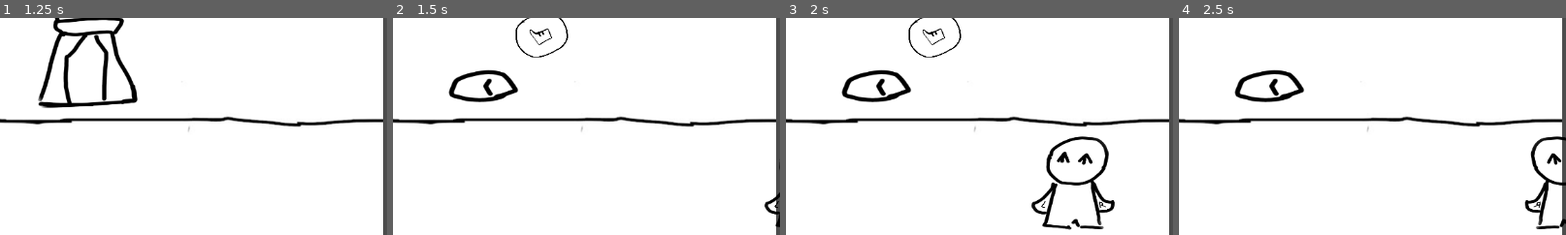
Above: before the commit, frames 1-4 (left to right).
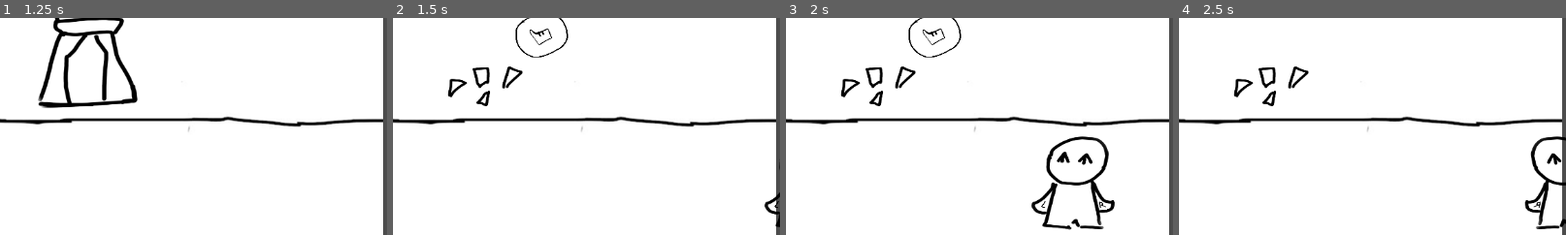
Above: after the commit, the same moments.

Repository: DeltaLyra/WitchIllusionGame
Game: Godot game, scene res://Scenes/level.tscn
Two runs of this game, one before a commit and one after it. Both use one fixed random seed, a clock stepped at 60 frames per second and the inputs below.
Inputs (mouse positions are % of the whole screen's width and height, from its top left):
- Up to frame 1 (1.25 s): tap Enter at 0.5 s; move the mouse to (35, 50) at 0.52 s; press the mouse at (35, 50) at 0.53 s; hold Right (MoveRight) from 0.53 s (still down)
- Up to frame 2 (1.5 s): move the mouse to (64, 46) at 1.27 s; release Right (MoveRight) at 1.28 s; release the mouse at (64, 46) at 1.28 s; hold Left (MoveLeft) from 1.28 s (still down); click (64, 46) at 1.35 s
- Up to frame 3 (2 s): keep holding Left (MoveLeft)
- Up to frame 4 (2.5 s): move the mouse to (60, 28) at 2.02 s; release Left (MoveLeft) at 2.03 s; press the mouse at (60, 28) at 2.03 s; hold Right (MoveRight) from 2.03 s (still down)
The pictures show only the part of the screen within x 50-100%, y 42-92%; the shares and areas given below are measured in that part.

Frame 1 is identical in both runs. In frame 2, 1.5% of the frame differs, in the area x 14-34%, y 22-41%; in frame 3, 1.5%; in frame 4, 1.5%.

Commit message:
Figured out how to do scripts on instances of scenes and got the salt shaker to turn into the corresponding pickup item glass pile

Diff:
--- a/gamejamgame/Scenes/level.tscn
+++ b/gamejamgame/Scenes/level.tscn
@@ -1,9 +1,10 @@
-[gd_scene load_steps=6 format=3 uid="uid://d3yhbyfep3711"]
+[gd_scene load_steps=7 format=3 uid="uid://d3yhbyfep3711"]
 
 [ext_resource type="Texture2D" uid="uid://dxyrjlxx8l7f4" path="res://Assets/PlaceHolderBackground.jpg" id="1_tumq0"]
 [ext_resource type="PackedScene" uid="uid://dtouevoed70gg" path="res://Scenes/player.tscn" id="2_k5f4k"]
 [ext_resource type="PackedScene" uid="uid://c7yhf5wpwcl0y" path="res://Scenes/pickup_object.tscn" id="3_6phgx"]
 [ext_resource type="PackedScene" uid="uid://qantuhs3r4hy" path="res://Scenes/alert_object.tscn" id="4_81xng"]
+[ext_resource type="Script" uid="uid://dunl6ecp1o7w" path="res://Scripts/SceneInstanceScripts/alert_object.gd" id="5_wqkje"]
 
 [sub_resource type="WorldBoundaryShape2D" id="WorldBoundaryShape2D_pojwb"]
 normal = Vector2(0, 1)
@@ -28,8 +29,9 @@
 [node name="Player" parent="." instance=ExtResource("2_k5f4k")]
 position = Vector2(780, 448)
 
-[node name="PickupObject" parent="." instance=ExtResource("3_6phgx")]
+[node name="Rock" parent="." instance=ExtResource("3_6phgx")]
 position = Vector2(265, 364)
 
-[node name="alert_object" parent="." instance=ExtResource("4_81xng")]
+[node name="SaltShaker" parent="." instance=ExtResource("4_81xng")]
 position = Vector2(537, 367)
+script = ExtResource("5_wqkje")
--- /dev/null
+++ b/gamejamgame/Scripts/SceneInstanceScripts/alert_object.gd
@@ -0,0 +1,5 @@
+extends "res://Scripts/alert_object.gd"
+func _ready():
+	will_be_pickup = true
+	pickup_texture =  preload("res://Assets/PlaceHolderGlassPile.png")
+	super() #Does what original parent script did in _ready function, aka set values to position and parent variables
--- a/gamejamgame/Scripts/alert_object.gd
+++ b/gamejamgame/Scripts/alert_object.gd
@@ -1,12 +1,11 @@
 extends Area2D
 
 @onready var icon: Sprite2D = $Icon
-@onready var item: Sprite2D = $Item
-const PLACE_HOLDER_GLASS_PILE = preload("res://Assets/PlaceHolderGlassPile.png")
 const PICKUP_OBJECT = preload("res://Scenes/pickup_object.tscn") #Load the pickup object scene since some of these items will become pickups after being interacted with. Instantiate later.
 var alert_object_parent #To hold the parent of this object (the level) so we can add the pickup object to it. Dont get parent yet though ot it'll give us null
 var alert_object_pos #so we can put the pickup object in the same spot. only give value once ready
-var will_be_pickup = true #Wont become a pickup by default, change if its supposed to become one
+var will_be_pickup = false #Wont become a pickup by default, change if its supposed to become one
+var pickup_texture = preload("res://Assets/PlaceHolderRockItem.png") #The new texture of the pickup item this will become, if it becomes a pickup item. Given a value in instances of this scene, rock is just a placeholder
 
 func _ready():
 	alert_object_parent = get_parent() #Only give var a value once its ready so we dont get null
@@ -32,5 +31,6 @@
 			var pickup_object = PICKUP_OBJECT.instantiate() #Instantiate a pickup item scene so we can add it
 			alert_object_parent.add_child(pickup_object) #add as a child to the level (the parent of this scene)
 			pickup_object.position = alert_object_pos #set position equal to the alert objects position
+			pickup_object.item.texture = pickup_texture
 			queue_free()
 			print("Worked :D")
--- a/gamejamgame/Scripts/pickup_object.gd
+++ b/gamejamgame/Scripts/pickup_object.gd
@@ -1,6 +1,7 @@
 extends Area2D
 
 @onready var icon: Sprite2D = $Icon
+@onready var item: Sprite2D = $Item
 
 
 #When the item is hovered over, the click icon will appear. When it leaves, it will disappear.
Not shown, added: gamejamgame/Scripts/SceneInstanceScripts/alert_object.gd.uid
